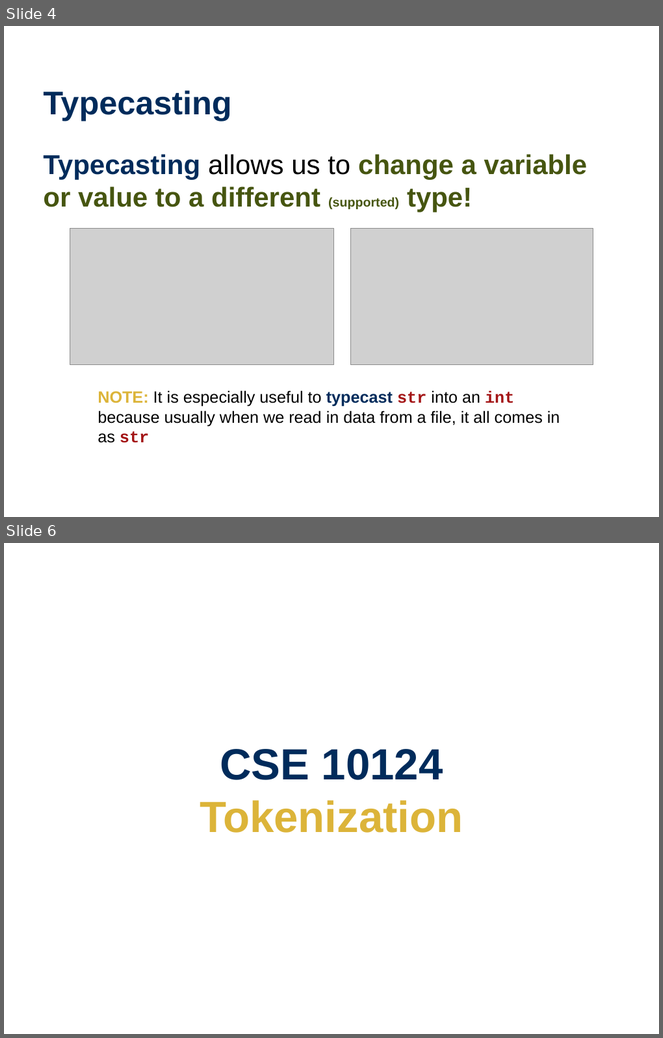
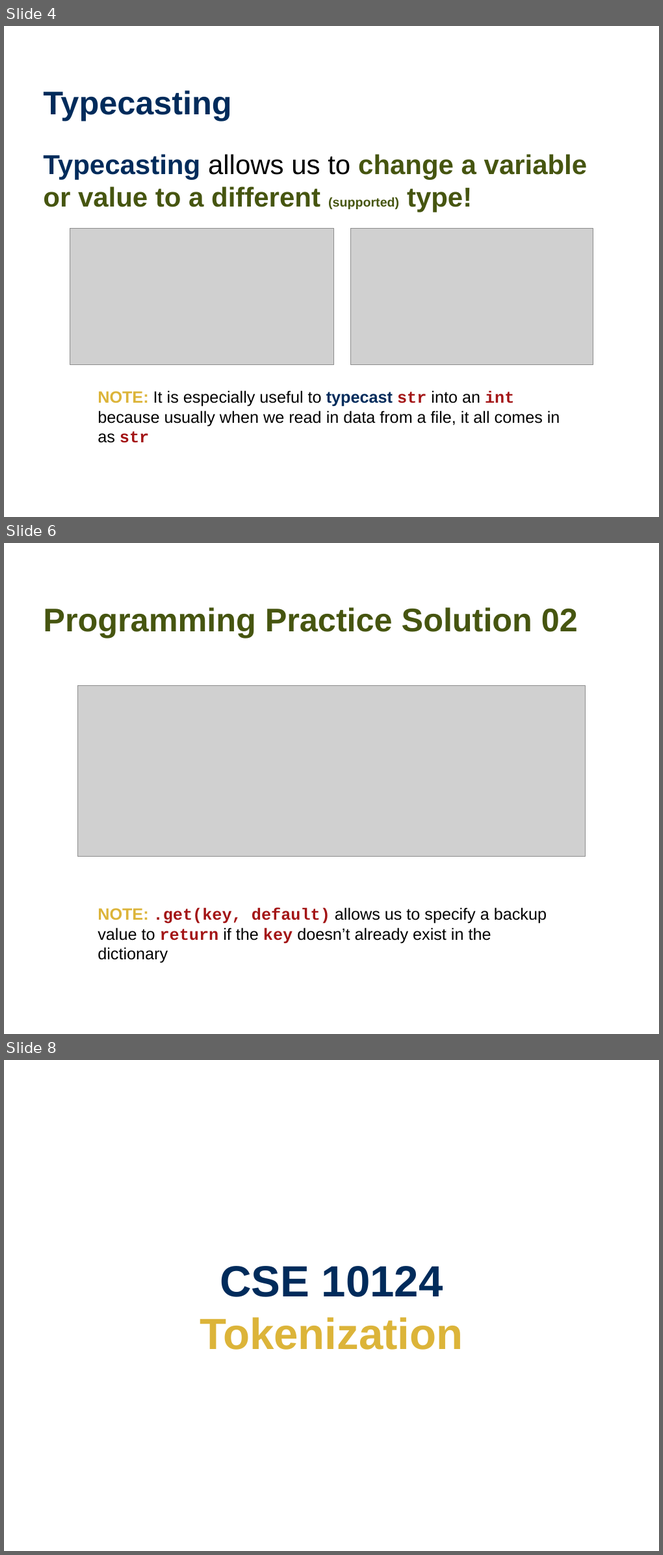
Before and after one commit to wtheisen/nd-cse-10124-lectures, a slide deck: Blank/Lecture_03_ Tokenization.pptx. Shown one above the other, each under a label of ours: slides 4 and 6 before the commit, slides 4, 6 and 8 after it; the slides between them are not shown. The pictures are 663x1038 and 663x1555 pixels, drawn with LibreOffice and Linux fonts; fonts in the diff are those of the drawing; grey boxes stand for pictures. Boxes give left, top, right and bottom in pixels: in the first picture for what was removed or moved away, otherwise in the second. Text is boxed around its words. In the diff, an @@ line names an element or a change of style, - is before the commit and + after.

```diff
--- a/Blank/Lecture_03_ Tokenization.pptx
+++ b/Blank/Lecture_03_ Tokenization.pptx
@@ slide 6 added at (x1=4, y1=543, x2=659, y2=1034), background #FFFFFF @@
@@ title added at (x1=43, y1=607, x2=578, y2=637), 36 pt, text #465510, bold @@
+Programming Practice Solution 02
@@ picture added at (x1=78, y1=686, x2=586, y2=857) @@
@@ text added at (x1=98, y1=908, x2=547, y2=964), 18 pt, text #000000 @@
+NOTE: .get(key, default) allows us to specify a backup value to return if the key doesn’t already exist in the dictionary
@@ what was slide 6 is now slide 8 @@
```
Also in this commit, not shown: 6 slides changed, 8 other slides added, 6 slides removed, 3 other files.
